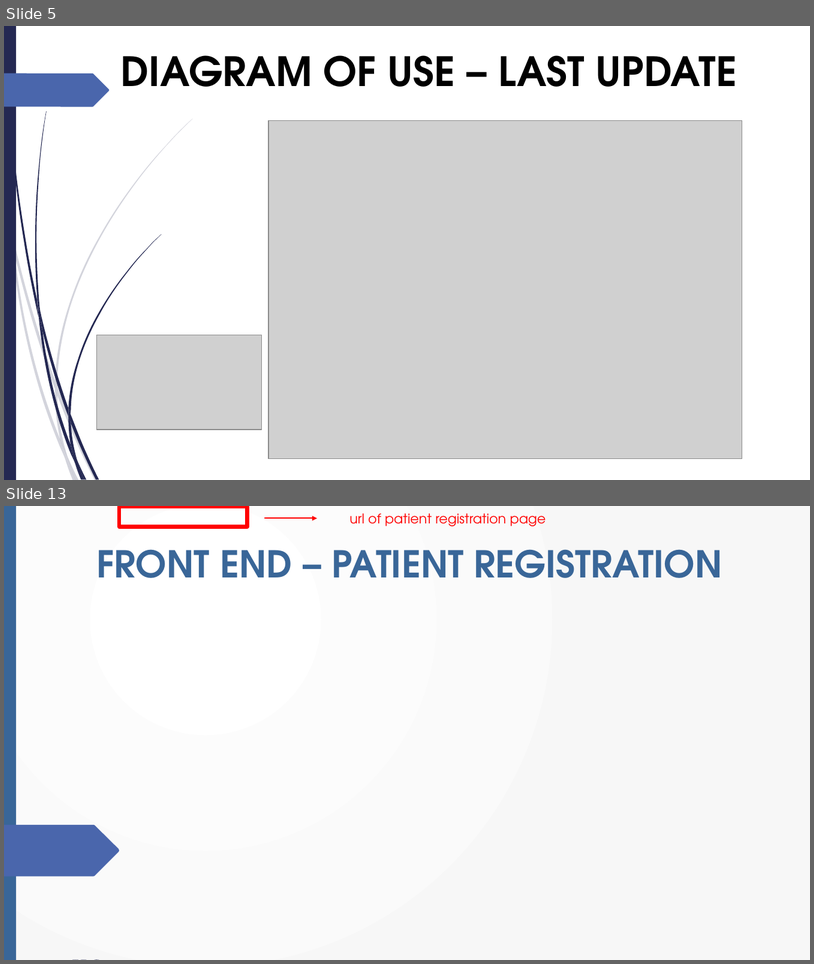
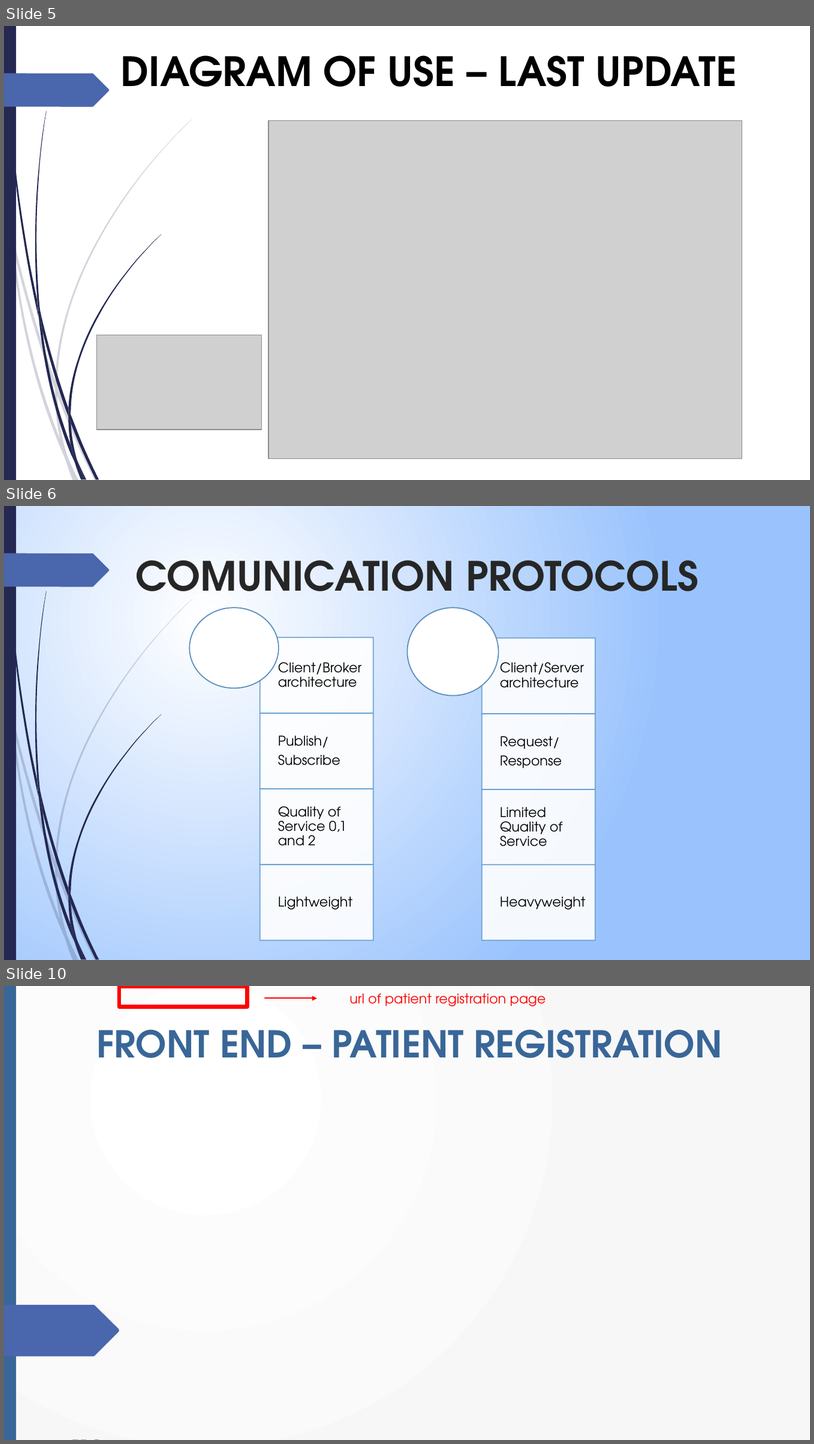
Before and after one commit to edo98811/IoT_project, a slide deck: Documenti/progetto_finale_last.pptx. Shown one above the other, each under a label of ours: slides 5 and 13 before the commit, slides 5, 6 and 10 after it; the slides between them are not shown. The pictures are 814x964 and 814x1444 pixels, drawn with LibreOffice and Linux fonts; fonts in the diff are those of the drawing; grey boxes stand for pictures; background and template pictures are left out. Boxes give left, top, right and bottom in pixels: in the first picture for what was removed or moved away, otherwise in the second. Text is boxed around its words. In the diff, an @@ line names an element or a change of style, - is before the commit and + after.

```diff
--- a/Documenti/progetto_finale_last.pptx
+++ b/Documenti/progetto_finale_last.pptx
@@ slide 6 added at (4, 506, 810, 960), background gradient #FFFFFF to #9BC3FE; not listed: 24 template elements that a slide beside it also shows @@
@@ title added at (135, 560, 699, 591), 48 pt, text #262626, bold @@
+COMUNICATION PROTOCOLS
@@ group added at (190, 607, 596, 940): 8 rectangles, 8 texts, 2 ellipses @@
+Client/Broker architecture
+Publish/
+Subscribe
+Quality of Service 0,1 and 2
+Lightweight
+Client/Server architecture
+Request/
+Response
+Limited Quality of Service
+Heavyweight
@@ what was slide 13 is now slide 10 @@
```
Also in this commit, not shown: 5 slides changed, 7 other slides added, 12 slides removed, 8 other files.
